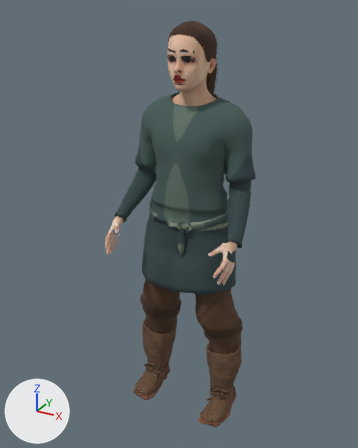
Before and after pictures for a commit that changed the glTF model apps/client/src/props/art-study/source-people/ada-field-tunic.glb.
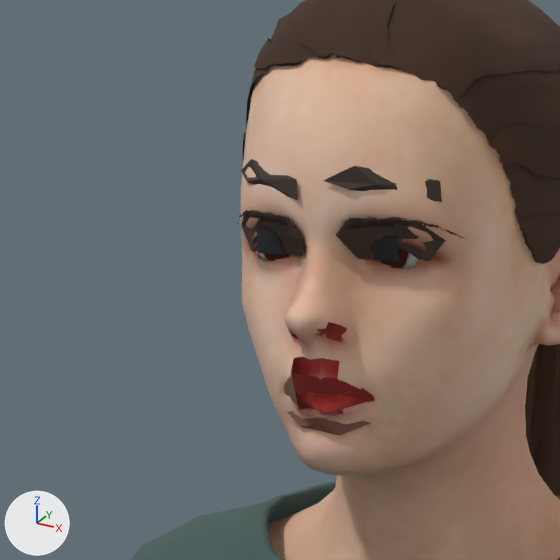
Old and new are each drawn whole from a 50 mm camera at (0.966, -1.814, 1.902) aimed at (-0.038, 0.011, 0.989) and again close up on the part from 38% to 59% of the width and 6% to 23% of the height. Every picture has the same lights, and +X, +Y and +Z are marked at lower left. The older version's two pictures come first. Where no turn or scale is listed for an object, it has been applied to the vertices. Vertices at exactly the same position are counted once.

The first close-up shows 'ada-field-tunic runtime mesh'.
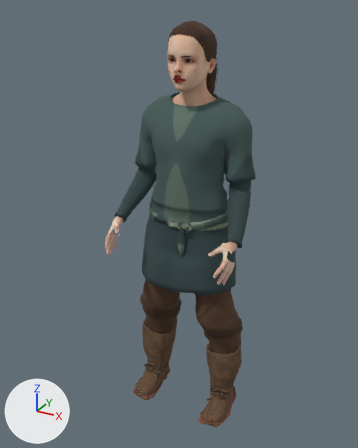
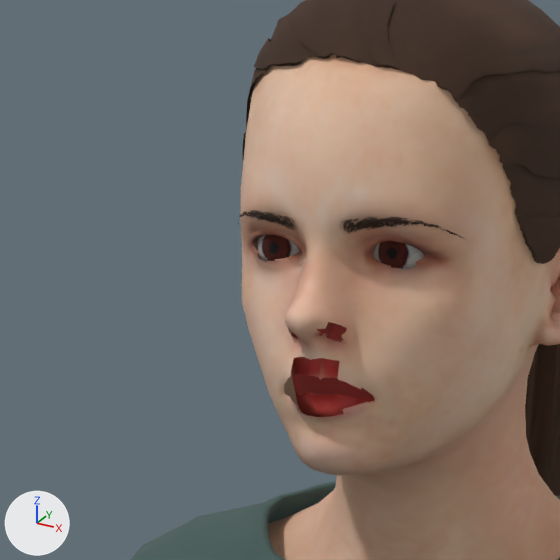
Changed parts and their boxes (x1, y1, x2, y2) in the close-ups (560 x 560 px):
'ada-field-tunic runtime mesh', recoloured, reshaped
    both: (130, 0, 560, 560)
part 1 of me_base_001, deleted
    before: (241, 159, 446, 436)

The change, as a list of edits to the scene's bpy script:
```text
Change mat_ada_field_tunic_painted:
    remove n2 = _N.new('ShaderNodeMix'); n2.name = 'Mix'
    remove n2.data_type = 'RGBA'
    remove n2.blend_type = 'MULTIPLY'
    remove n2.inputs[0].default_value = 1.0  # 'Factor'
    remove n3 = _N.new('ShaderNodeVertexColor'); n3.name = 'Color Attribute'
    where n0 = _N.new('ShaderNodeBsdfPrincipled'); n0.name = 'Principled BSDF'
    where n4 = _N.new('ShaderNodeTexImage'); n4.name = 'Image Texture'
    remove _L.new(n2.outputs[2], n0.inputs[0])  # 'Result' to 'Base Color'
    remove _L.new(n3.outputs[0], n2.inputs[7])  # 'Color' to 'B'
    remove _L.new(n4.outputs[0], n2.inputs[6])  # 'Color' to 'A'
    add _L.new(n4.outputs[0], n0.inputs[0])  # 'Color' to 'Base Color'
Change mat_ada_field_tunic_ponytail01_painted:
    remove # nodes: BsdfPrincipled, Math x3, Mix, OutputMaterial, TexImage, VertexColor
    nodes: BsdfPrincipled, Math x2, OutputMaterial, TexImage
Change mat_ada_field_tunic_low_poly_painted:
    remove n2 = _N.new('ShaderNodeMix'); n2.name = 'Mix'
    remove n2.data_type = 'RGBA'
    remove n2.blend_type = 'MULTIPLY'
    remove n2.inputs[0].default_value = 1.0  # 'Factor'
    remove n3 = _N.new('ShaderNodeVertexColor'); n3.name = 'Color Attribute'
    where n0 = _N.new('ShaderNodeBsdfPrincipled'); n0.name = 'Principled BSDF'
    where n4 = _N.new('ShaderNodeTexImage'); n4.name = 'Image Texture'
    remove _L.new(n2.outputs[2], n0.inputs[0])  # 'Result' to 'Base Color'
    remove _L.new(n3.outputs[0], n2.inputs[7])  # 'Color' to 'B'
    remove _L.new(n4.outputs[0], n2.inputs[6])  # 'Color' to 'A'
    add _L.new(n4.outputs[0], n0.inputs[0])  # 'Color' to 'Base Color'
Change mat_ada_field_tunic_eyebrow001_painted:
    remove # nodes: BsdfPrincipled, Math x3, Mix, OutputMaterial, TexImage, VertexColor
    nodes: BsdfPrincipled, Math x2, OutputMaterial, TexImage
Change mat_ada_field_tunic_rehmanpolanski_viking_tunic_painted:
    remove n2 = _N.new('ShaderNodeMix'); n2.name = 'Mix'
    remove n2.data_type = 'RGBA'
    remove n2.blend_type = 'MULTIPLY'
    remove n2.inputs[0].default_value = 1.0  # 'Factor'
    remove n3 = _N.new('ShaderNodeVertexColor'); n3.name = 'Color Attribute'
    where n0 = _N.new('ShaderNodeBsdfPrincipled'); n0.name = 'Principled BSDF'
    where n4 = _N.new('ShaderNodeTexImage'); n4.name = 'Image Texture'
    remove _L.new(n2.outputs[2], n0.inputs[0])  # 'Result' to 'Base Color'
    remove _L.new(n3.outputs[0], n2.inputs[7])  # 'Color' to 'B'
    remove _L.new(n4.outputs[0], n2.inputs[6])  # 'Color' to 'A'
    add _L.new(n4.outputs[0], n0.inputs[0])  # 'Color' to 'Base Color'
Change me_base_001:
    used by ob_ada_field_tunic_runtime_mesh; location = (-0.0003, 0.0935, 0.0148)
    remove me_base_001.from_pydata(...)  # 18902 vertices, 35046 faces; spans x -0.31..0.32, y -0.35..0.16, z -0.01..1.84
    add me_base_001.from_pydata(...)  # 18859 vertices, 35010 faces; spans x -0.31..0.32, y -0.35..0.16, z -0.01..1.84
    me_base_001 part 1: 7 loose pieces with 43 vertices, spanning x -0.06..0.06, y -0.16..-0.13, z 1.6..1.74, are deleted
    remove me_base_001.materials.append(mat_ada_field_tunic_facial_features_palette)
```
